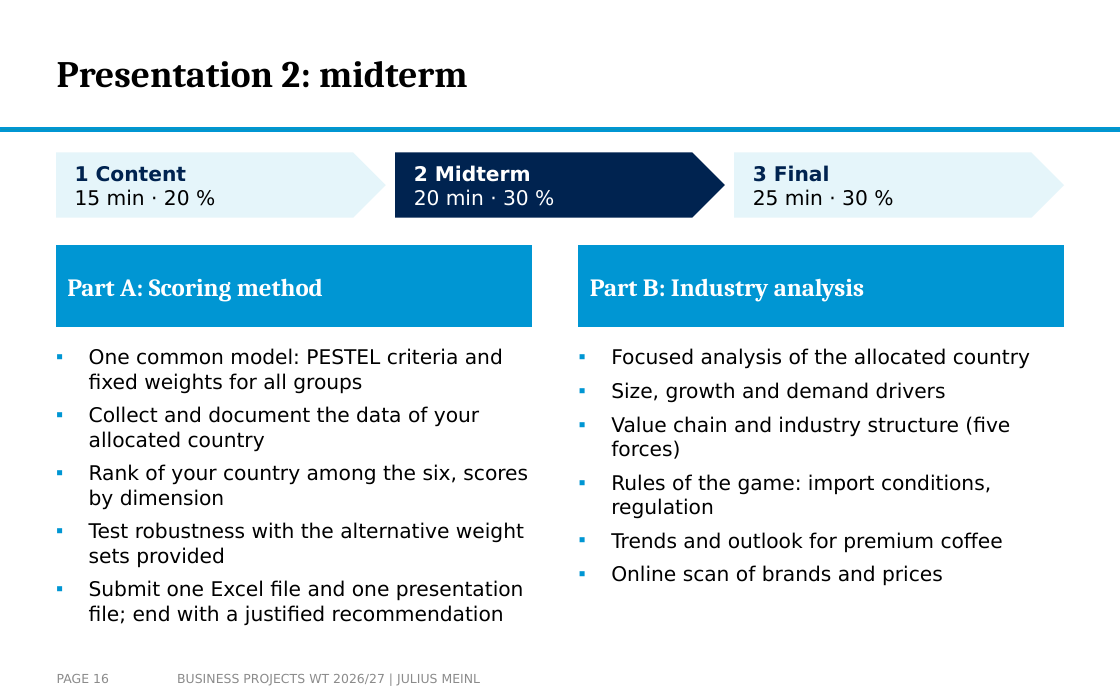
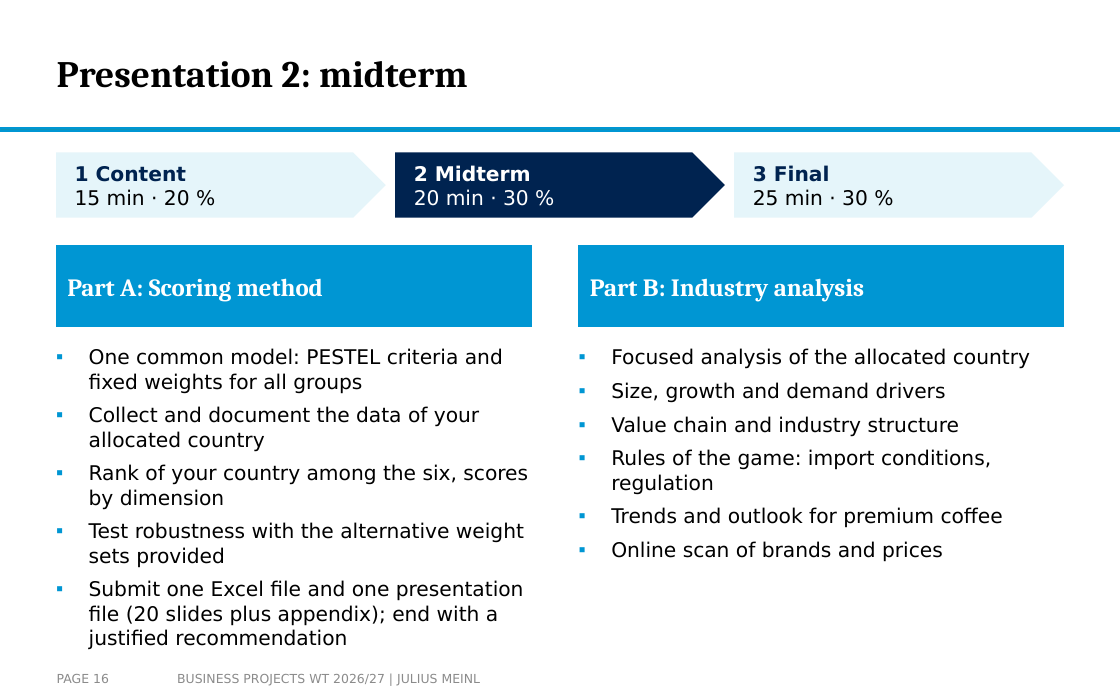
Before and after one commit to arnefloh-wu/ib-business-projects, a slide deck: slide 16 of WT26-27/Business Projects WT26-27 Slides.pptx. Drawn at 1120x700 pixels with LibreOffice and Linux fonts; fonts in the diff are those of the drawing; background and template pictures are left out. Boxes give left, top, right and bottom in pixels: in the first picture for what was removed or moved away, otherwise in the second. Text is boxed around its words. In the diff, an @@ line names an element or a change of style, - is before the commit and + after.

```diff
--- a/WT26-27/Business Projects WT26-27 Slides.pptx
+++ b/WT26-27/Business Projects WT26-27 Slides.pptx
@@ text at (611,416,960,437): text changed @@
-▪ Value chain and industry structure (five forces)
+▪ Value chain and industry structure
@@ text at (89,580,524,649): text changed @@
-▪ Submit one Excel file and one presentation file; end with a justified recommendation
+▪ Submit one Excel file and one presentation file (20 slides plus appendix); end with a justified recommendation
```
Also in this commit, not shown: 6 other files.
